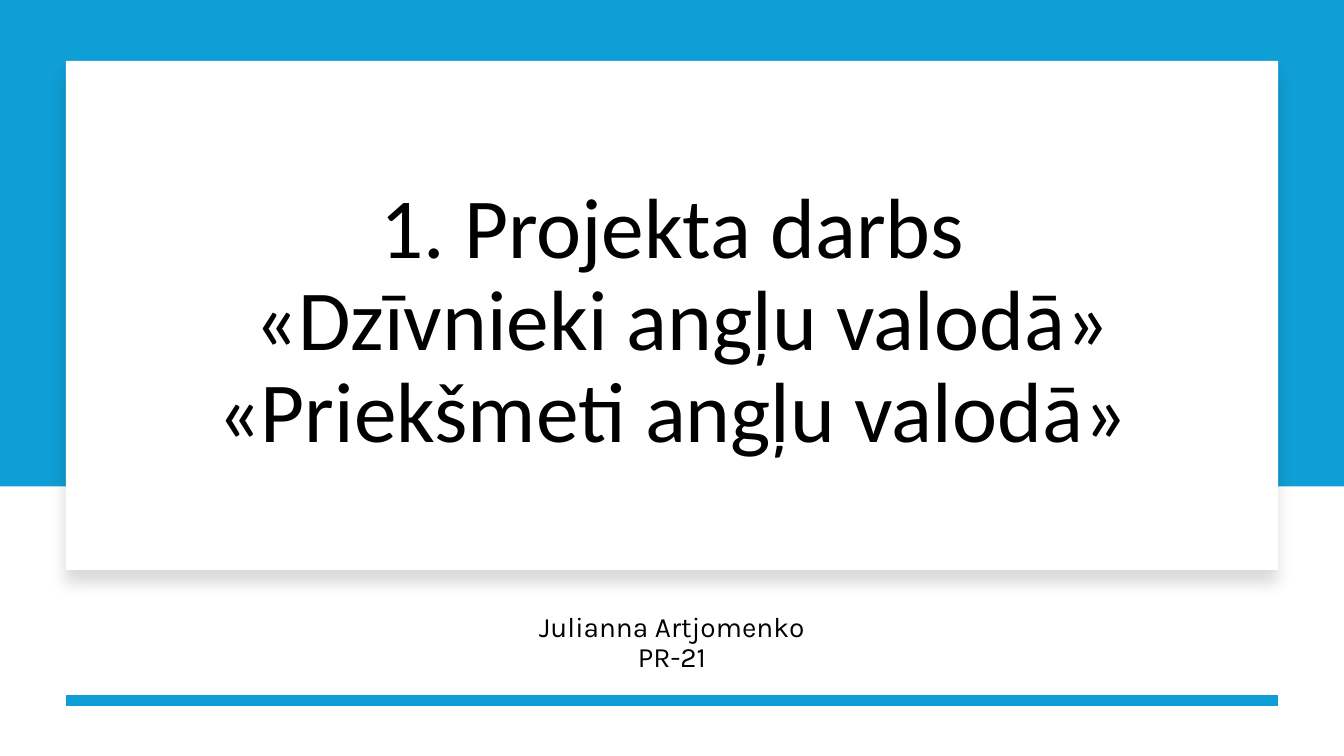
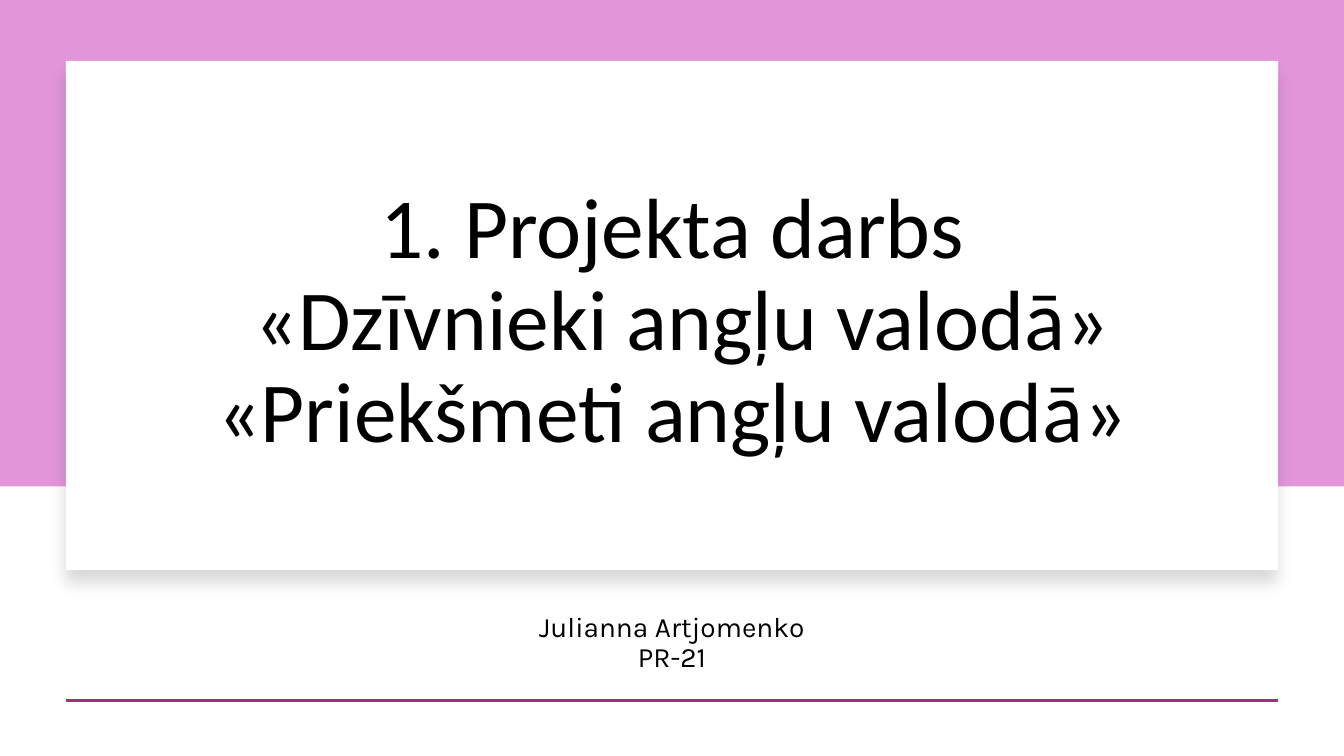
Before and after one commit to julianna964/PD_1_Artjomenko_2025, a slide deck: slide 1 of Projekta_Darbs_Julianna_Artjomenko_1.ppsx. Drawn at 1344x756 pixels with LibreOffice and Linux fonts; fonts in the diff are those of the drawing. Boxes give left, top, right and bottom in pixels: in the first picture for what was removed or moved away, otherwise in the second. Text is boxed around its words. In the diff, an @@ line names an element or a change of style, - is before the commit and + after.

```diff
--- a/Projekta_Darbs_Julianna_Artjomenko_1.ppsx
+++ b/Projekta_Darbs_Julianna_Artjomenko_1.ppsx
@@ rectangle at (0,0,1344,487): fill #0F9ED5 to #E296D9 @@
@@ line (1278, 701) - (66, 701): stroke #0F9ED5 8 pt to #A02B93 1.5 pt @@
```
Also in this commit, not shown: 15 other slides changed.
